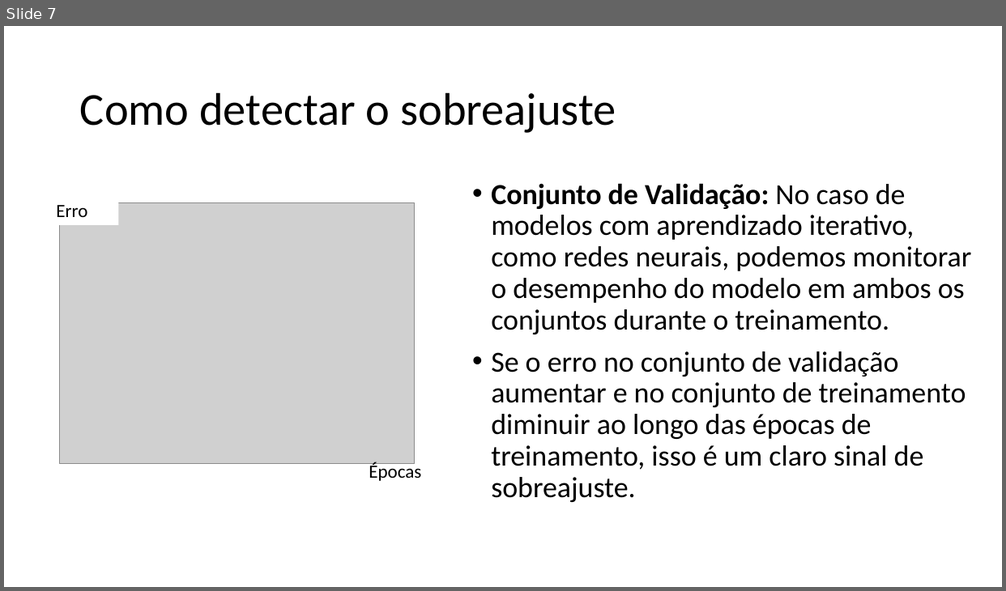
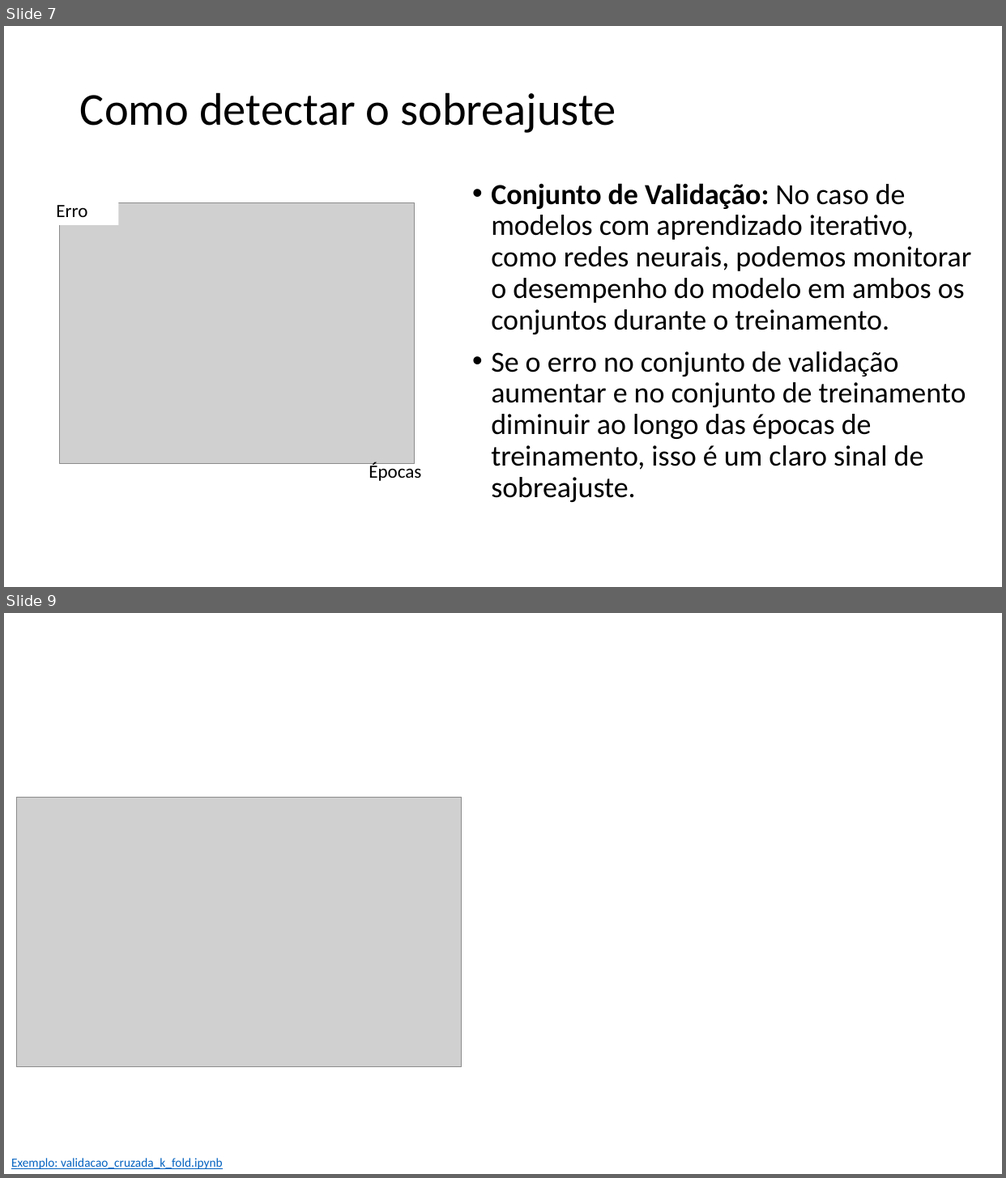
Before and after one commit to zz4fap/tp557-iot-ml, a slide deck: slides/TP557_13_Prevenindo_o_sobreajuste.pptx. Shown one above the other, each under a label of ours: slide 7 before the commit, slides 7 and 9 after it; the slides between them are not shown. The pictures are 1006x591 and 1006x1178 pixels, drawn with LibreOffice and Linux fonts; fonts in the diff are those of the drawing; grey boxes stand for pictures. Boxes give left, top, right and bottom in pixels: in the first picture for what was removed or moved away, otherwise in the second. Text is boxed around its words. In the diff, an @@ line names an element or a change of style, - is before the commit and + after.

```diff
--- a/slides/TP557_13_Prevenindo_o_sobreajuste.pptx
+++ b/slides/TP557_13_Prevenindo_o_sobreajuste.pptx
@@ slide 9 added at box(4, 613, 1002, 1174), background #FFFFFF @@
@@ picture added at box(16, 797, 462, 1067) @@
@@ text added at box(11, 1158, 223, 1169), 12 pt, text #0563C1, underline @@
+Exemplo: validacao_cruzada_k_fold.ipynb
```
Also in this commit, not shown: 5 slides changed, 8 other slides added, 6 other files.
